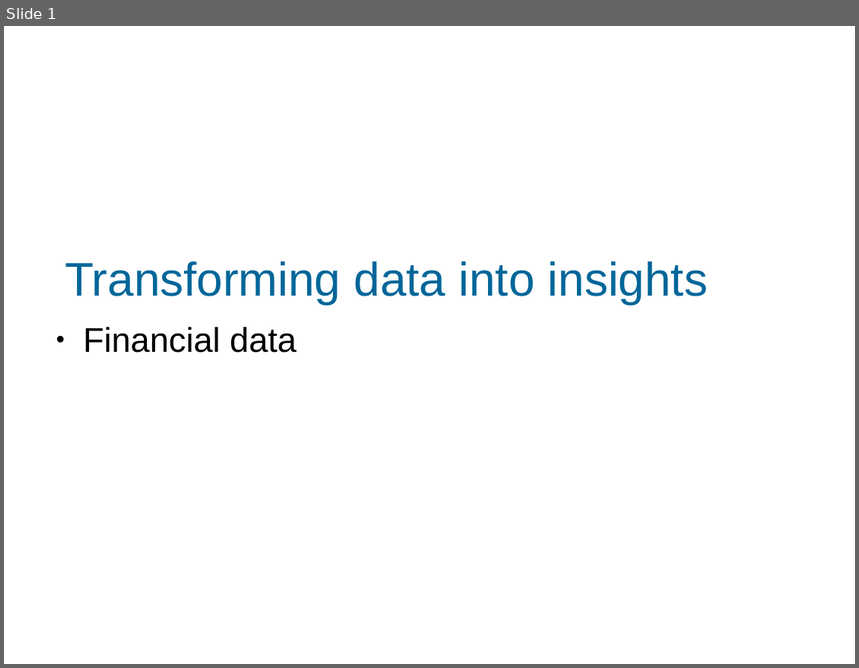
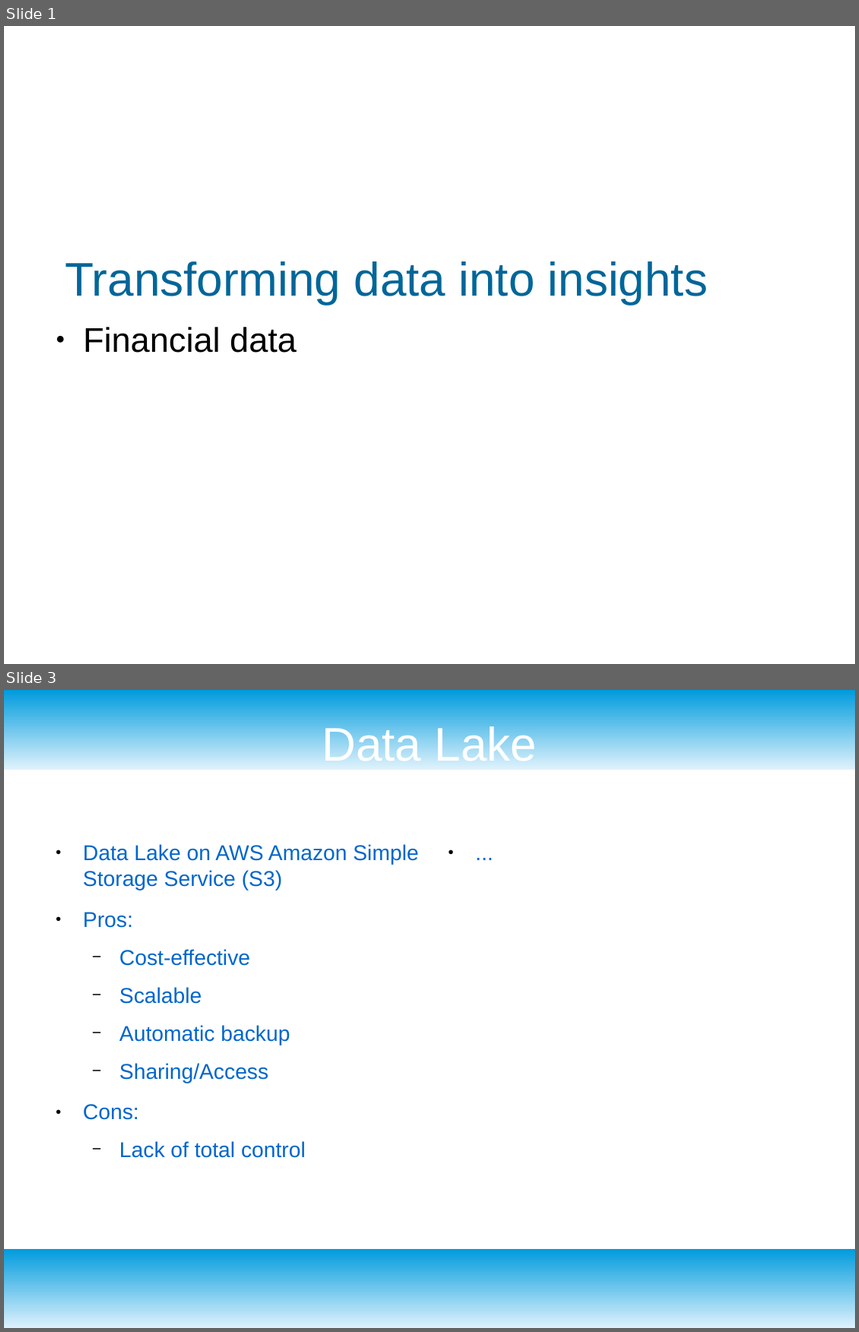
Before and after one commit to MartinBA741/finance_etl, a slide deck: presentation.odp. Shown one above the other, each under a label of ours: slide 1 before the commit, slides 1 and 3 after it; the slides between them are not shown. The pictures are 859x668 and 859x1332 pixels, drawn with LibreOffice and Linux fonts; fonts in the diff are those of the drawing; background and template pictures are left out. Boxes give left, top, right and bottom in pixels: in the first picture for what was removed or moved away, otherwise in the second. Text is boxed around its words. In the diff, an @@ line names an element or a change of style, - is before the commit and + after.

```diff
--- a/presentation.odp
+++ b/presentation.odp
@@ slide 3 added at bbox=[4, 690, 855, 1328], background #FFFFFF @@
@@ rectangle added at bbox=[4, 690, 855, 770], fill gradient #DFF2FC to #009BDD @@
@@ title added at bbox=[322, 723, 538, 770], 44 pt, text #FFFFFF @@
+Data Lake
@@ text added at bbox=[83, 844, 418, 1158], 20 pt, text #0066CC @@
+● Data Lake on AWS Amazon Simple Storage Service (S3)
+● Pros:
+  − Cost-effective
+  − Scalable
+  − Automatic backup
+  − Sharing/Access
+● Cons:
+  − Lack of total control
@@ text added at bbox=[439, 839, 813, 1209], 20 pt, text #0066CC @@
+● ...
@@ rectangle added at bbox=[4, 1249, 855, 1328], fill gradient #DFF2FC to #009BDD @@
```
Also in this commit, not shown: 4 other slides added, 1 slide removed.
